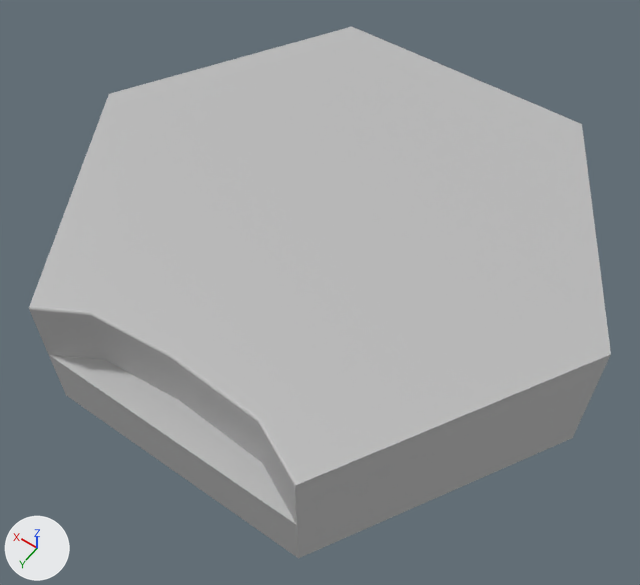
Renders of the FBX model Ego's Precious/Assets/Models/GroundHex/hex_05_L.fbx from each side of a commit.
Camera for both pictures: a 50 mm camera at (-6.93, 10.02, 14.36) aimed at (-0.19, 0.59, -0.46). Lighting does not change. The marker at lower left points along +X, +Y and +Z. Where no turn or scale is listed for an object, it has been applied to the vertices.

The first picture shows 'hex_05_L'.
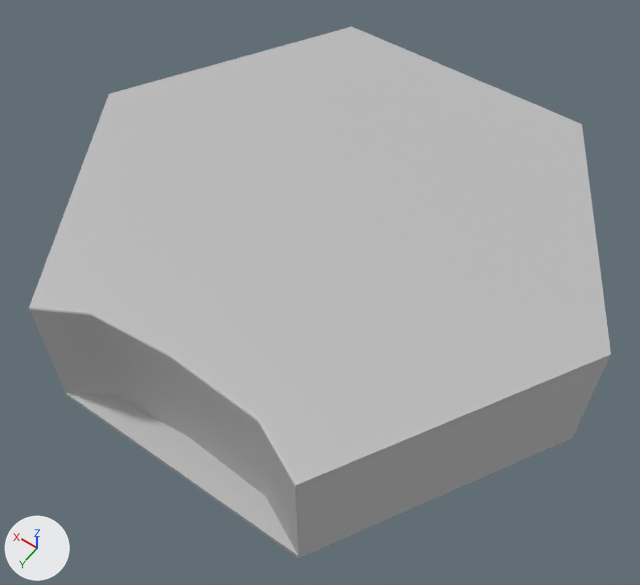
What differs and where, as boxes [x1, y1, x2, y2] in the pictures (640 x 585 px; the box of a moved part takes in the faces that stretch with it):
part 1 of me_mesh, moved or reshaped: [30, 310, 572, 558] in both

What changed in the scene script:
```text
Change me_mesh:
    where me_mesh.from_pydata(...)  # 35 vertices, 40 faces; spans x -6.0..6.0, y -5.2..5.2, z -1.5..1.5
    used by ob_hex_05_l; location = (0.0, 0.0, 0.0)
    before: 10 (3.0, 5.2, 0.0) at pixel (48, 354), 11 (-3.0, 5.2, 0.0) at pixel (296, 524), 12 (2.01, 4.64, 0.0) at pixel (105, 359), 13 (0.25, 4.5, 0.0) at pixel (179, 400), 14 (-1.8, 4.62, 0.0) at pixel (262, 462)
    me_mesh part 1
    add for i in [*range(10, 15)]: me_mesh.vertices[i].co += Vector((0.0, 0.0, -1.38))
```
